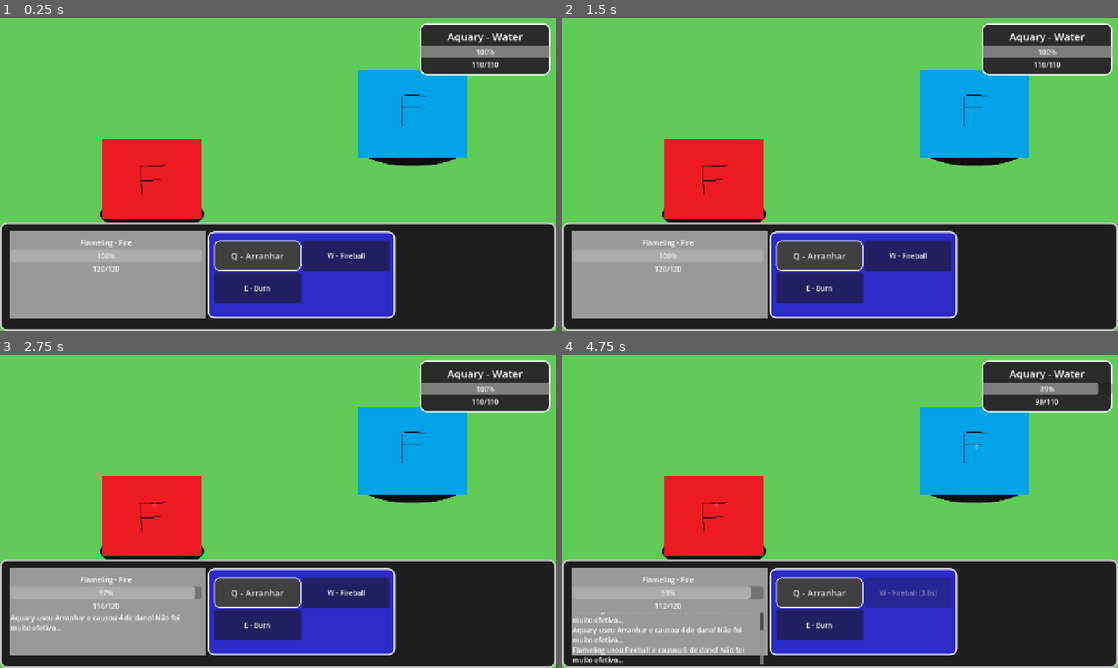
Above: before the commit, frames 1-4 (two rows, left to right).
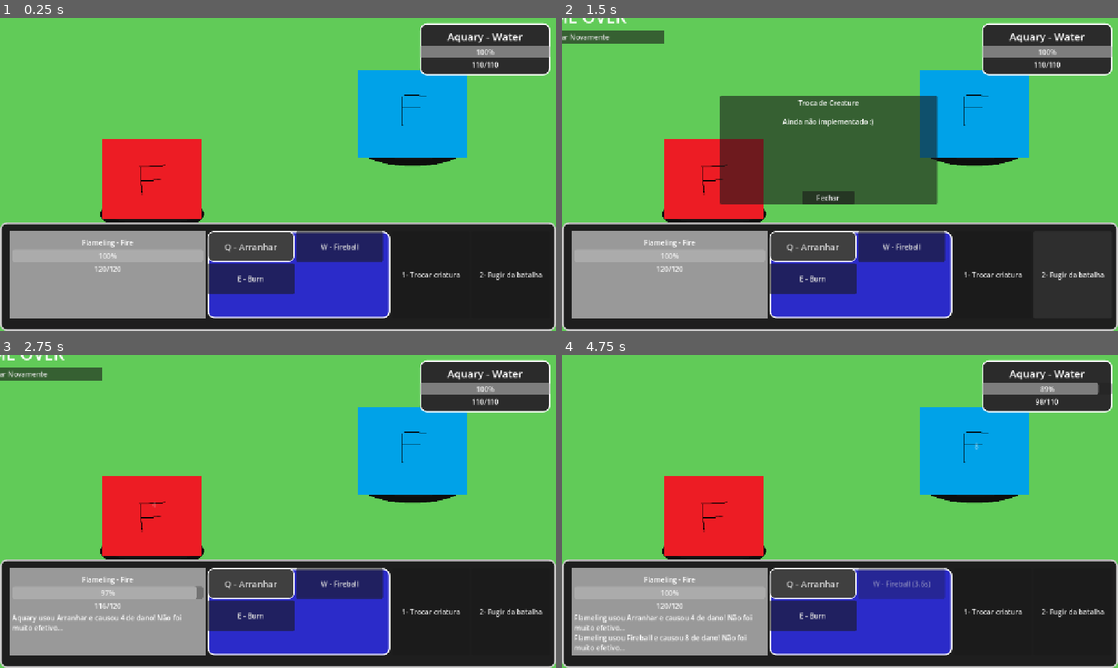
Above: after the commit, the same moments.

Repository: DudaR18/DisciplinaJogos---Monstaria-jogo-pokemon-
Game: Godot game, scene res://Scenes/Battle.tscn
Two runs of this game, one before a commit and one after it. Both use one fixed random seed, a clock stepped at 60 frames per second and the inputs below. This scene is started directly instead of the project's main scene. The engine's default icon, where the game draws it, is replaced by a stand-in: a white triangle on a blue panel in a dark square.
Inputs (mouse positions are in pixels of both pictures, inside the frame that each line leads up to):
- Up to frame 1 (0.25 s): no input
- Up to frame 2 (1.5 s): click (995, 274) at 0.5 s, where only the run after the commit has a clickable "1- Trocar criatura"; click (1073, 274) at 1.25 s, where only the run after the commit has a clickable "2- Fugir da batalha"
- Up to frame 3 (2.75 s): click (266, 533) at 2 s, where only the run after the commit has a clickable "Fechar"
- Up to frame 4 (4.75 s): click (578, 373) at 2.75 s, where only the run after the commit has a clickable "Tentar Novamente"; click "Q - Arranhar" at 3.5 s; click "W - Fireball" at 4.25 s

The runs differ from the first frame. In frame 1, 4.3% of the frame differs, in the area x 14-98%, y 68-96%; in frame 2, 19%, in the area x 0-98%, y 0-96%; in frame 3, 5.5%; in frame 4, 5.8%.

Commit message:
UI - troca creatures; desistir; ajustes batalha

Diff:
--- a/Scenes/BattleHUD.tscn
+++ b/Scenes/BattleHUD.tscn
@@ -88,8 +88,9 @@
 
 [node name="VBoxContainer" type="VBoxContainer" parent="BottomPanel/MainBottomLayout/PlayerInfo" unique_id=1465370529]
 layout_mode = 0
-offset_right = 40.0
-offset_bottom = 40.0
+offset_left = 4.0
+offset_right = 444.0
+offset_bottom = 222.0
 
 [node name="foto" type="TextureRect" parent="BottomPanel/MainBottomLayout/PlayerInfo/VBoxContainer" unique_id=1912710458]
 custom_minimum_size = Vector2(10, 10)
@@ -109,28 +110,21 @@
 horizontal_alignment = 1
 
 [node name="combatlog" type="RichTextLabel" parent="BottomPanel/MainBottomLayout/PlayerInfo/VBoxContainer" unique_id=765065598]
-custom_minimum_size = Vector2(440, 120)
+custom_minimum_size = Vector2(440, 95)
 layout_mode = 2
 scroll_following = true
 justification_flags = 227
 
 [node name="AttackPanel" type="Panel" parent="BottomPanel/MainBottomLayout" unique_id=843976966]
-custom_minimum_size = Vector2(400, 200)
+custom_minimum_size = Vector2(420, 180)
 layout_mode = 2
 size_flags_horizontal = 3
 theme_override_styles/panel = SubResource("StyleBoxFlat_juv84")
 
 [node name="AttackGrid" type="GridContainer" parent="BottomPanel/MainBottomLayout/AttackPanel" unique_id=361270948]
-layout_mode = 1
-anchors_preset = 15
-anchor_right = 1.0
-anchor_bottom = 1.0
-offset_left = 15.0
-offset_top = 21.0
-offset_right = 19.0
-offset_bottom = -6.0
-grow_horizontal = 2
-grow_vertical = 2
+layout_mode = 0
+offset_right = 404.0
+offset_bottom = 194.0
 columns = 2
 
 [node name="Attack1" type="Button" parent="BottomPanel/MainBottomLayout/AttackPanel/AttackGrid" unique_id=174324733]
@@ -146,6 +140,19 @@
 [node name="Attack3" type="Button" parent="BottomPanel/MainBottomLayout/AttackPanel/AttackGrid" unique_id=91078978]
 custom_minimum_size = Vector2(200, 70)
 layout_mode = 2
+
+[node name="ActionButtons" type="HBoxContainer" parent="BottomPanel/MainBottomLayout" unique_id=1880532045]
+layout_mode = 2
+
+[node name="SwitchButton" type="Button" parent="BottomPanel/MainBottomLayout/ActionButtons" unique_id=445679409]
+custom_minimum_size = Vector2(180, 55)
+layout_mode = 2
+text = "1- Trocar criatura"
+
+[node name="RunButton" type="Button" parent="BottomPanel/MainBottomLayout/ActionButtons" unique_id=1872945582]
+custom_minimum_size = Vector2(180, 55)
+layout_mode = 2
+text = "2- Fugir da batalha"
 
 [node name="EnemyInfo" type="Panel" parent="." unique_id=1063511795]
 custom_minimum_size = Vector2(300, 120)
--- /dev/null
+++ b/Scenes/ResultScreen.tscn
@@ -0,0 +1,52 @@
+[gd_scene format=3 uid="uid://dcno4k60t3okr"]
+
+[ext_resource type="Script" uid="uid://cpyml5idjte81" path="res://Scripts/result_screen.gd" id="1_2xpc5"]
+
+[node name="ResultScreen" type="Control" unique_id=148177105]
+layout_mode = 3
+anchors_preset = 15
+anchor_right = 1.0
+anchor_bottom = 1.0
+grow_horizontal = 2
+grow_vertical = 2
+script = ExtResource("1_2xpc5")
+
+[node name="ColorRect" type="ColorRect" parent="." unique_id=2124695509]
+layout_mode = 1
+anchors_preset = 15
+anchor_right = 1.0
+anchor_bottom = 1.0
+offset_left = 137.0
+offset_top = 100.0
+offset_right = -103.0
+offset_bottom = -78.0
+grow_horizontal = 2
+grow_vertical = 2
+color = Color(0, 0, 0, 0.6666667)
+
+[node name="CenterContainer" type="CenterContainer" parent="." unique_id=970523350]
+layout_mode = 1
+anchors_preset = 15
+anchor_right = 1.0
+anchor_bottom = 1.0
+offset_left = 96.0
+offset_top = 104.0
+offset_right = -25.0
+offset_bottom = -76.0
+grow_horizontal = 2
+grow_vertical = 2
+
+[node name="VBoxContainer" type="VBoxContainer" parent="CenterContainer" unique_id=740368220]
+layout_mode = 2
+
+[node name="Title" type="Label" parent="CenterContainer/VBoxContainer" unique_id=1489106837]
+custom_minimum_size = Vector2(400, 50)
+layout_mode = 2
+size_flags_vertical = 0
+theme_override_font_sizes/font_size = 39
+text = "a"
+horizontal_alignment = 1
+
+[node name="RestartButton" type="Button" parent="CenterContainer/VBoxContainer" unique_id=801569300]
+layout_mode = 2
+text = "Jogar Novamente"
--- /dev/null
+++ b/Scenes/SwitchMenu.tscn
@@ -0,0 +1,61 @@
+[gd_scene format=3 uid="uid://d1e4bn7vlhqhn"]
+
+[ext_resource type="Script" uid="uid://da32i4tlnsure" path="res://Scripts/switch_menu.gd" id="1_w228l"]
+
+[node name="SwitchMenu" type="Control" unique_id=373929231]
+layout_mode = 3
+anchors_preset = 0
+offset_left = 614.0
+offset_top = 304.0
+offset_right = 614.0
+offset_bottom = 304.0
+script = ExtResource("1_w228l")
+
+[node name="ColorRect" type="ColorRect" parent="." unique_id=189435107]
+layout_mode = 1
+anchors_preset = 15
+anchor_right = 1.0
+anchor_bottom = 1.0
+grow_horizontal = 2
+grow_vertical = 2
+color = Color(0, 0, 0, 0.6666667)
+
+[node name="CenterContainer" type="CenterContainer" parent="." unique_id=1108903008]
+layout_mode = 1
+anchors_preset = 15
+anchor_right = 1.0
+anchor_bottom = 1.0
+grow_horizontal = 2
+grow_vertical = 2
+
+[node name="Panel" type="Panel" parent="CenterContainer" unique_id=1401459069]
+custom_minimum_size = Vector2(500, 250)
+layout_mode = 2
+
+[node name="VBoxContainer" type="VBoxContainer" parent="CenterContainer/Panel" unique_id=1225891992]
+layout_mode = 1
+anchors_preset = 15
+anchor_right = 1.0
+anchor_bottom = 1.0
+offset_top = 5.0
+offset_right = -1.0
+grow_horizontal = 2
+grow_vertical = 2
+theme_override_constants/separation = 20
+
+[node name="Title" type="Label" parent="CenterContainer/Panel/VBoxContainer" unique_id=525673013]
+layout_mode = 2
+text = "Troca de Creature"
+horizontal_alignment = 1
+
+[node name="Text" type="Label" parent="CenterContainer/Panel/VBoxContainer" unique_id=1172852627]
+layout_mode = 2
+text = "Ainda não implementado :)"
+horizontal_alignment = 1
+
+[node name="CloseButton" type="Button" parent="CenterContainer/Panel/VBoxContainer" unique_id=479677945]
+custom_minimum_size = Vector2(120, 30)
+layout_mode = 2
+size_flags_horizontal = 4
+size_flags_vertical = 10
+text = "Fechar"
--- a/Scripts/battle.gd
+++ b/Scripts/battle.gd
@@ -3,6 +3,8 @@
 @onready var player = $PlayerCreature
 @onready var enemy = $EnemyCreature
 @onready var hud = $CanvasLayer/BattleHud
+
+var switch_menu_open = false
 
 func _ready():
 	enemy_ai()
@@ -12,12 +14,14 @@
 	hud.setup(player)
 	hud.attack_selected.connect(on_attack_selected)
 
+	hud.switch_pressed.connect(on_switch_pressed)
+	hud.run_pressed.connect(on_run_pressed)
+
 func on_player_died():
-	print("VOCÊ PERDEU, MELHORE.")
-
+	show_result_screen(false)
 
 func on_enemy_died():
-	print("SEU INIMIGO FOI DERROTADO! VOCÊ VENCEU O JOGO!")
+	show_result_screen(true)
 
 func _process(_delta):
 #	if Input.is_action_just_pressed("ui_select"):
@@ -36,6 +40,12 @@
 		on_attack_selected(2)
 
 	hud.update_battle_info(player, enemy)
+
+	if Input.is_action_just_pressed("switch creature"):
+		on_switch_pressed()
+
+	if Input.is_action_just_pressed("run battle"):
+		on_run_pressed()
 
 func enemy_ai():
 
@@ -164,3 +174,36 @@
 				target.creature_name +
 				" está paralisado!"
 			)
+
+func on_switch_pressed():
+
+	if switch_menu_open:
+		return
+
+	switch_menu_open = true
+
+	var switch_scene = preload(
+		"res://Scenes/SwitchMenu.tscn"
+	)
+
+	var switch_menu = switch_scene.instantiate()
+
+	add_child(switch_menu)
+
+	switch_menu.tree_exited.connect(func():
+		switch_menu_open = false
+	)
+
+func on_run_pressed():
+	show_result_screen(false)
+
+func show_result_screen(victory):
+	var result_scene = preload(
+		"res://Scenes/ResultScreen.tscn"
+	)
+
+	var result_screen = result_scene.instantiate()
+
+	add_child(result_screen)
+
+	result_screen.setup(victory)
--- a/Scripts/battle_hud.gd
+++ b/Scripts/battle_hud.gd
@@ -1,10 +1,15 @@
 extends Control
 
 signal attack_selected
+signal switch_pressed
+signal run_pressed
 
 @onready var attack1 = $BottomPanel/MainBottomLayout/AttackPanel/AttackGrid/Attack1
 @onready var attack2 = $BottomPanel/MainBottomLayout/AttackPanel/AttackGrid/Attack2
 @onready var attack3 = $BottomPanel/MainBottomLayout/AttackPanel/AttackGrid/Attack3
+
+@onready var switch_button = $BottomPanel/MainBottomLayout/ActionButtons/SwitchButton
+@onready var run_button = $BottomPanel/MainBottomLayout/ActionButtons/RunButton
 
 @onready var player_hp_bar = $BottomPanel/MainBottomLayout/PlayerInfo/VBoxContainer/PlayerHPBar
 @onready var player_name = $BottomPanel/MainBottomLayout/PlayerInfo/VBoxContainer/PlayerName
@@ -136,6 +141,14 @@
 		attack_selected.emit(2)
 	)
 
+	switch_button.pressed.connect(func():
+		switch_pressed.emit()
+	)
+
+	run_button.pressed.connect(func():
+		run_pressed.emit()
+	)
+
 func update_battle_info(player, enemy):
 
 	player_hp_bar.max_value = player.max_hp
--- /dev/null
+++ b/Scripts/result_screen.gd
@@ -0,0 +1,18 @@
+extends Control
+
+@onready var title = $CenterContainer/VBoxContainer/Title
+@onready var restart_button = $CenterContainer/VBoxContainer/RestartButton
+
+func setup(victory):
+	if victory:
+		title.text = "VOCÊ VENCEU!"
+	else:
+		title.text = "GAME OVER"
+
+		restart_button.text = "Tentar Novamente"
+
+func _ready():
+	restart_button.pressed.connect(restart_game)
+
+func restart_game():
+	get_tree().reload_current_scene()
--- /dev/null
+++ b/Scripts/switch_menu.gd
@@ -0,0 +1,13 @@
+extends Control
+
+func _ready():
+
+	var close_button = get_node(
+		"CenterContainer/Panel/VBoxContainer/CloseButton"
+	)
+
+	close_button.pressed.connect(close_menu)
+
+func close_menu():
+
+	queue_free()
--- a/project.godot
+++ b/project.godot
@@ -38,6 +38,16 @@
 "events": [Object(InputEventKey,"resource_local_to_scene":false,"resource_name":"","device":0,"window_id":0,"alt_presse …(189 unchanged characters)…
 ]
 }
+"switch creature"={
+"deadzone": 0.2,
+"events": [Object(InputEventKey,"resource_local_to_scene":false,"resource_name":"","device":0,"window_id":0,"alt_pressed":false,"shift_pressed":false,"ctrl_pressed":false,"meta_pressed":false,"pressed":false,"keycode":0,"physical_keycode":49,"key_label":0,"unicode":0,"location":0,"echo":false,"script":null)
+]
+}
+"run battle"={
+"deadzone": 0.2,
+"events": [Object(InputEventKey,"resource_local_to_scene":false,"resource_name":"","device":0,"window_id":0,"alt_pressed":false,"shift_pressed":false,"ctrl_pressed":false,"meta_pressed":false,"pressed":false,"keycode":0,"physical_keycode":50,"key_label":0,"unicode":0,"location":0,"echo":false,"script":null)
+]
+}
 
 [physics]
 
Not shown, added: Scripts/result_screen.gd.uid
Not shown, added: Scripts/switch_menu.gd.uid
